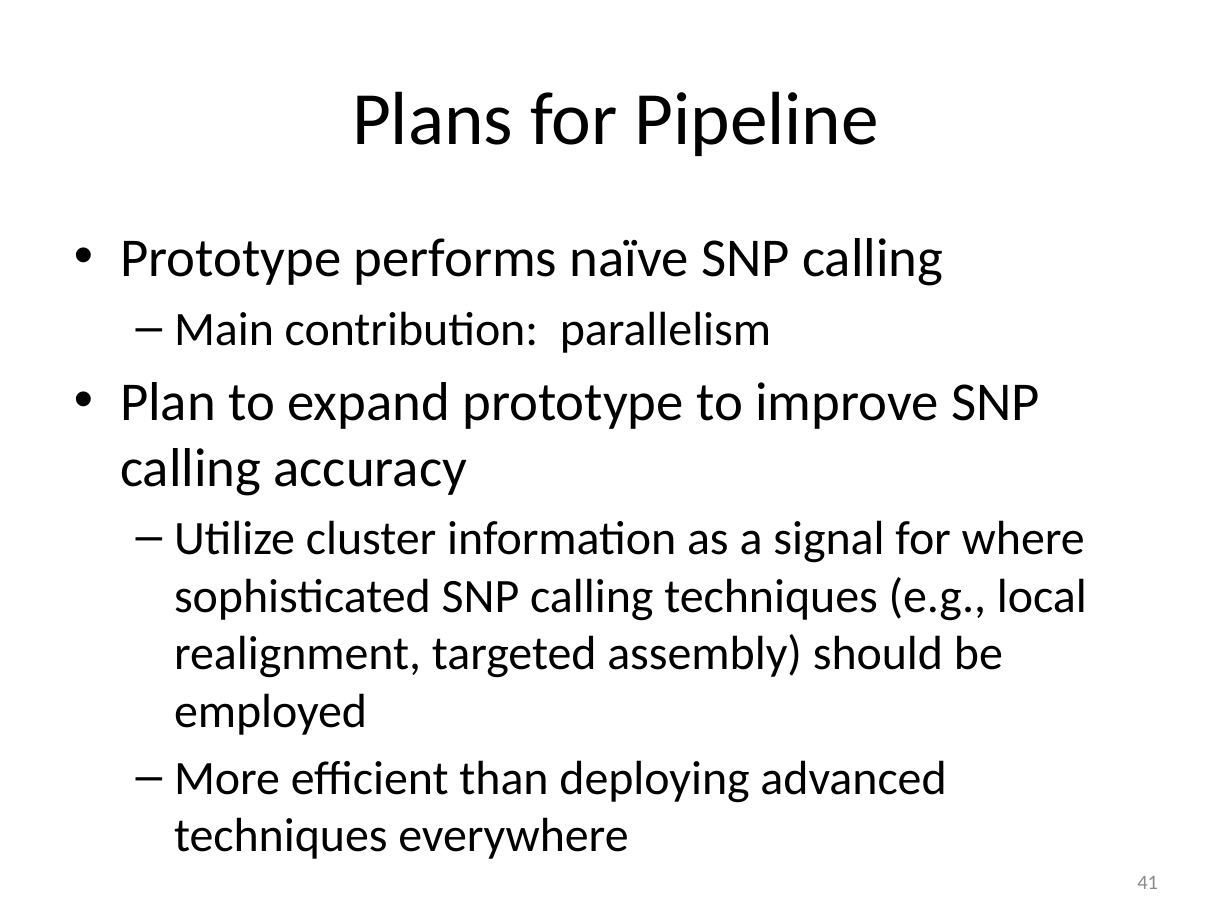
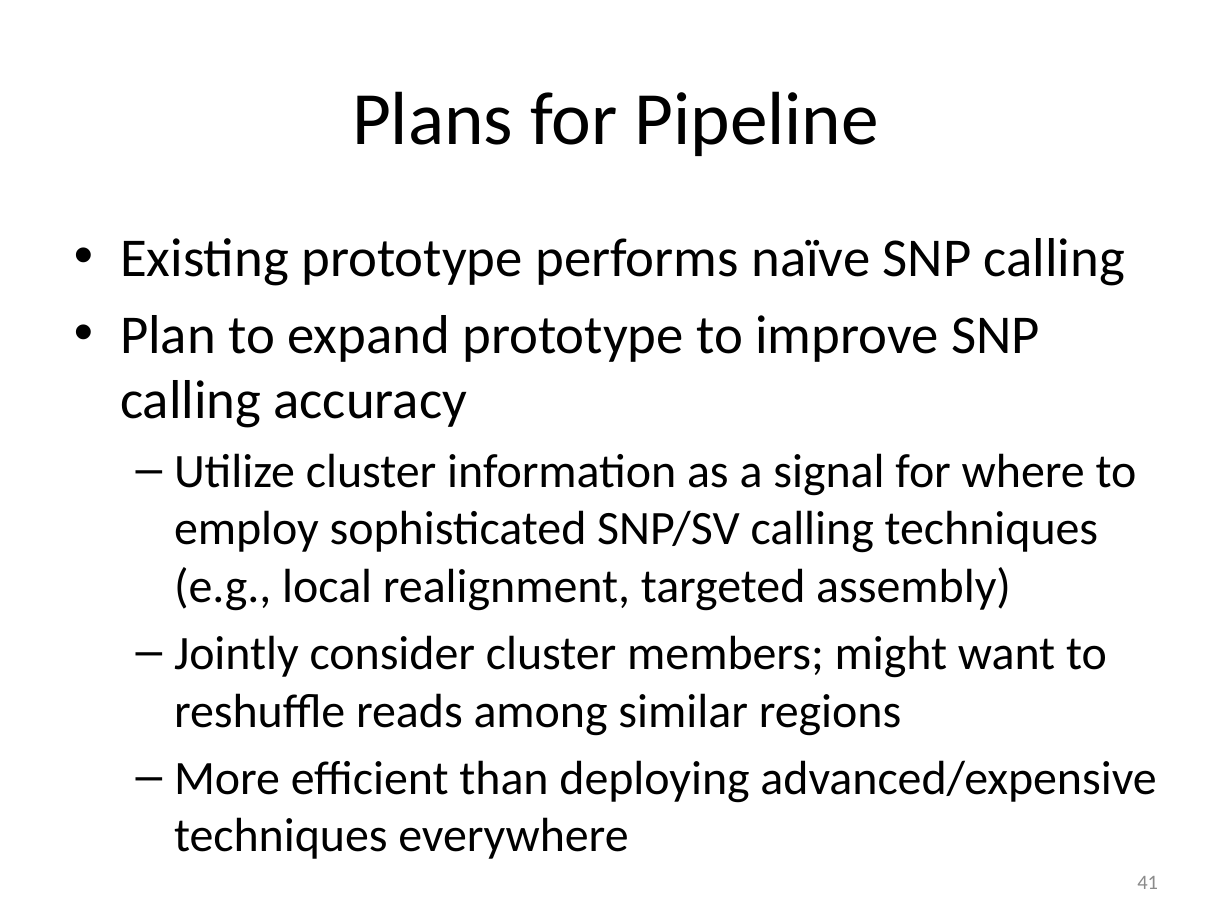
Before and after one commit to kristalcurtis/quals, a slide deck: slide 42 of slides/11.26.12 Quals (v2a).pptx. Drawn at 1232x924 pixels with LibreOffice and Linux fonts; fonts in the diff are those of the drawing. Boxes give left, top, right and bottom in pixels: in the first picture for what was removed or moved away, otherwise in the second. Text is boxed around its words. In the diff, an @@ line names an element or a change of style, - is before the commit and + after.

```diff
--- a/slides/11.26.12 Quals (v2a).pptx
+++ b/slides/11.26.12 Quals (v2a).pptx
@@ text at [120, 238, 1125, 286]: text changed @@
-• Prototype performs naïve SNP calling
-  – Main contribution: parallelism
+• Existing prototype performs naïve SNP calling
@@ text at [174, 453, 1156, 859]: text changed @@
-  – Utilize cluster information as a signal for where sophisticated SNP calling techniques (e.g., local realignment, targeted assembly) should be employed
-  – More efficient than deploying advanced techniques everywhere
+  – Utilize cluster information as a signal for where to employ sophisticated SNP/SV calling techniques (e.g., local realignment, targeted assembly)
+  – Jointly consider cluster members; might want to reshuffle reads among similar regions
+  – More efficient than deploying advanced/expensive techniques everywhere
```
Also in this commit, not shown: 11 other slides changed, 1 slide added.
